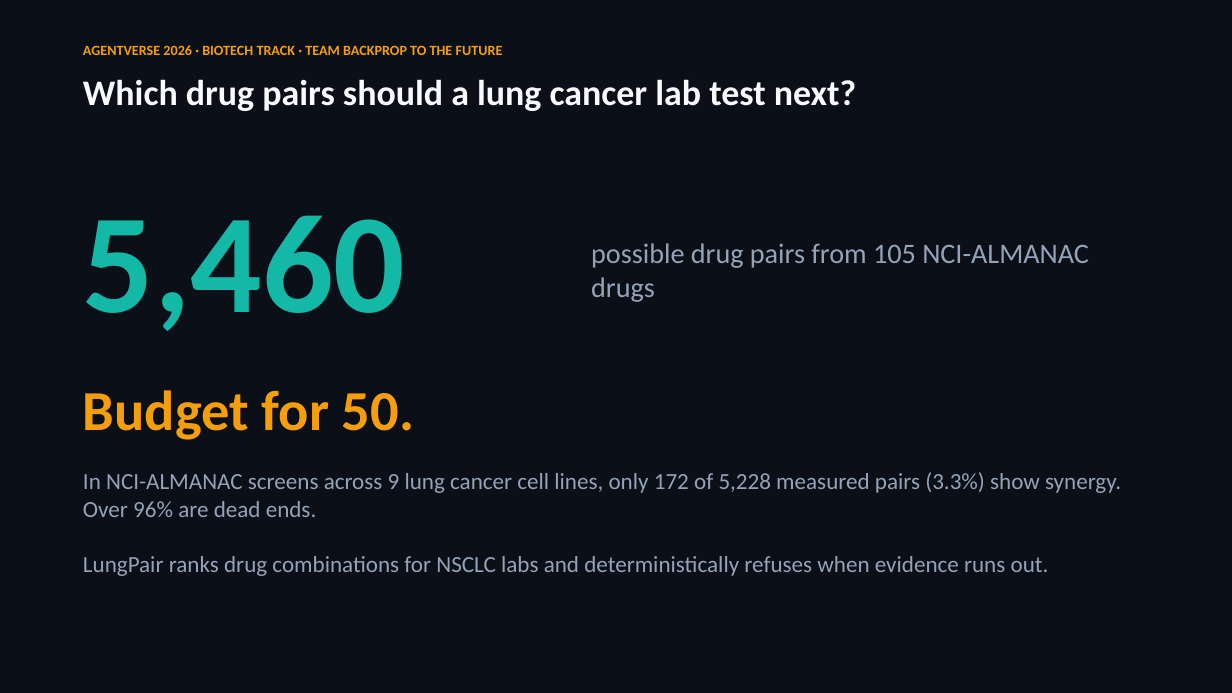
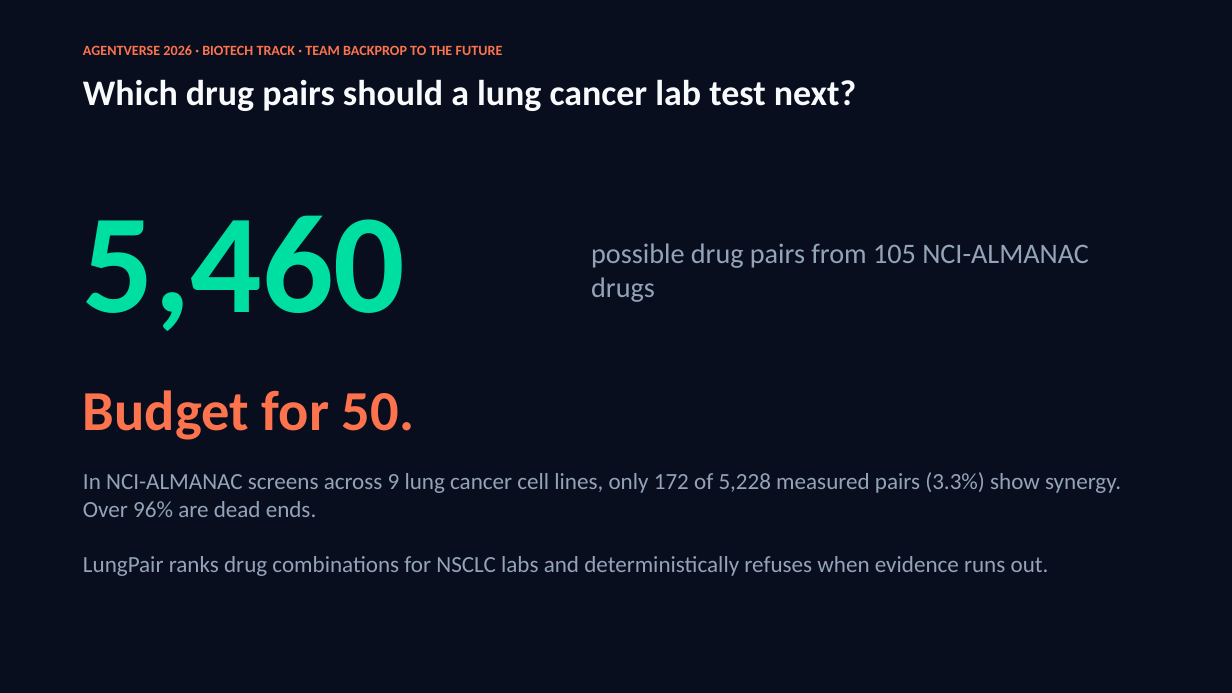
Before and after one commit to leventkoymen/backprop-to-the-future-b56f8f5e-submission-repo, a slide deck: slide 1 of docs/LungPair_Pitch_Deck_Team_Backprop.pptx. Drawn at 1232x693 pixels with LibreOffice and Linux fonts; fonts in the diff are those of the drawing. Boxes give left, top, right and bottom in pixels: in the first picture for what was removed or moved away, otherwise in the second. Text is boxed around its words. In the diff, an @@ line names an element or a change of style, - is before the commit and + after.

Commit message:
Style: update deck PPTX and PDFs with Canva color architecture (Midnight Navy, Mint, Cantaloupe Orange) and Med 2026 toxicity quote

```diff
--- a/docs/LungPair_Pitch_Deck_Team_Backprop.pptx
+++ b/docs/LungPair_Pitch_Deck_Team_Backprop.pptx
@@ rectangle at <box>0,0,1232,693</box>: fill #0B0F17 to #080E1E @@
@@ text "AGENTVERSE 2026 · BIOTECH TRACK ..." at <box>83,45,503,55</box>: text colour #F59E0B to #FC734D @@
@@ text "5,460" at <box>83,215,405,331</box>: text colour #14B8A6 to #00DFA2 @@
@@ text "Budget for 50." at <box>83,390,414,440</box>: text colour #F59E0B to #FC734D @@
```
Also in this commit, not shown: 7 other slides changed, 2 other files.
